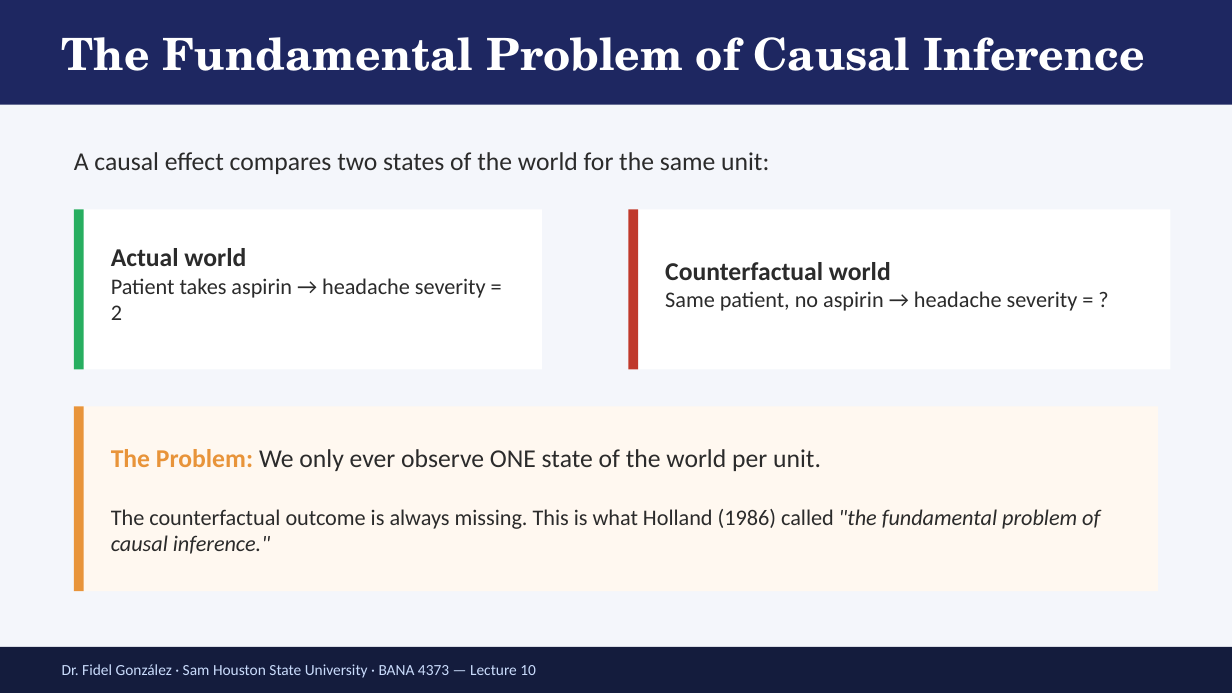
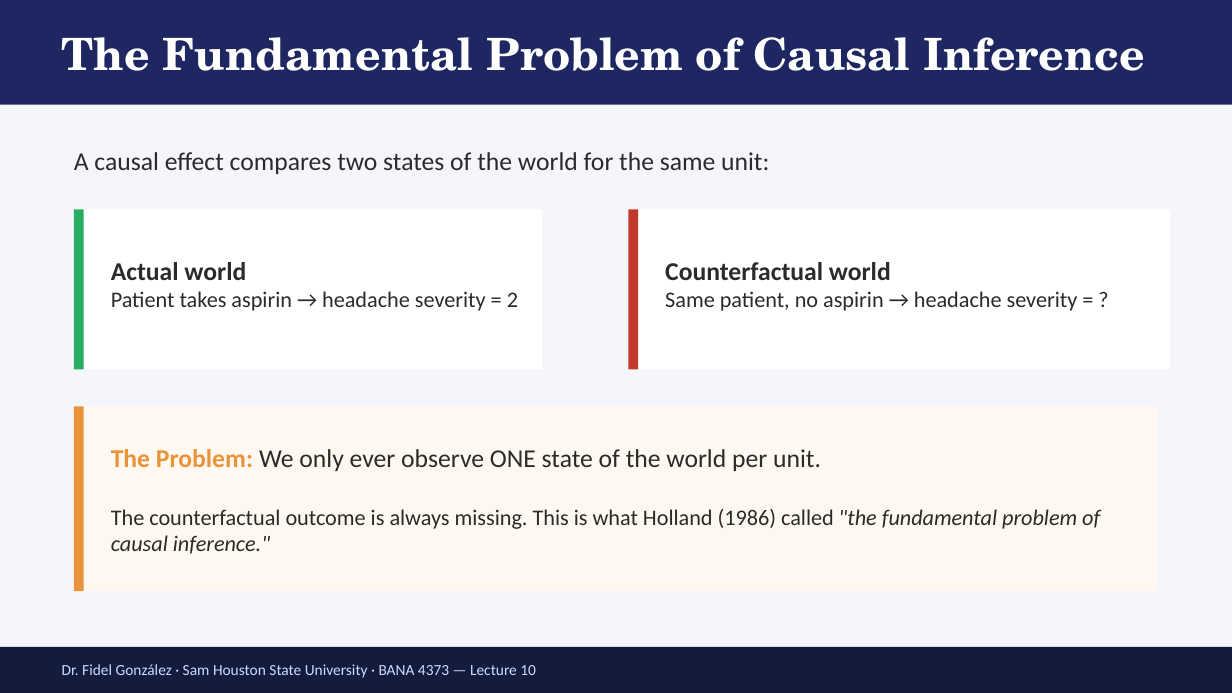
Before and after one commit to FidelGo/BANA4373-sp26, a slide deck: slide 4 of ECON4370 Lecture10 Potential Outcomes.pptx. Drawn at 1232x693 pixels with LibreOffice and Linux fonts; fonts in the diff are those of the drawing. Boxes give left, top, right and bottom in pixels: in the first picture for what was removed or moved away, otherwise in the second. Text is boxed around its words. In the diff, an @@ line names an element or a change of style, - is before the commit and + after.

```diff
--- a/ECON4370 Lecture10 Potential Outcomes.pptx
+++ b/ECON4370 Lecture10 Potential Outcomes.pptx
@@ text "Actual world" rewrapped from (111, 248, 486, 320) to (111, 262, 518, 311) @@
```
Also in this commit, not shown: 2 other slides changed, 4 slides added, 17 other files.
